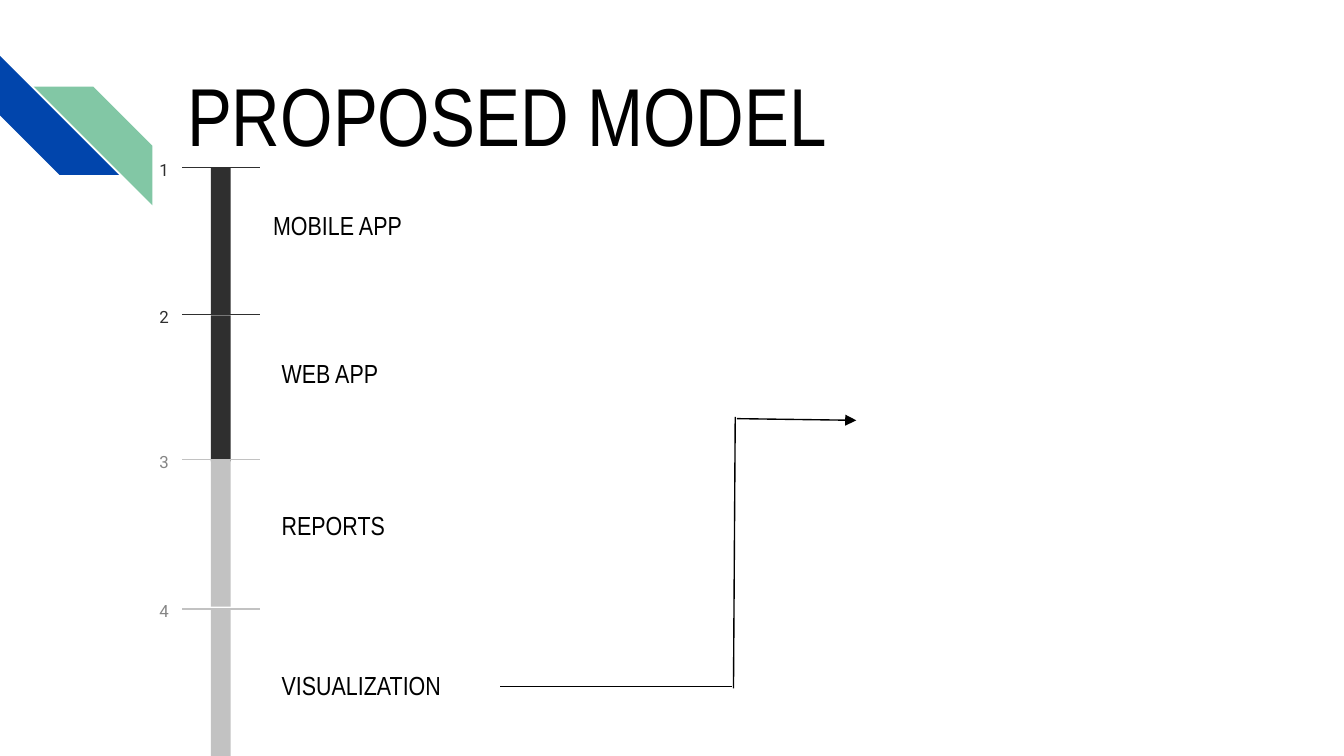
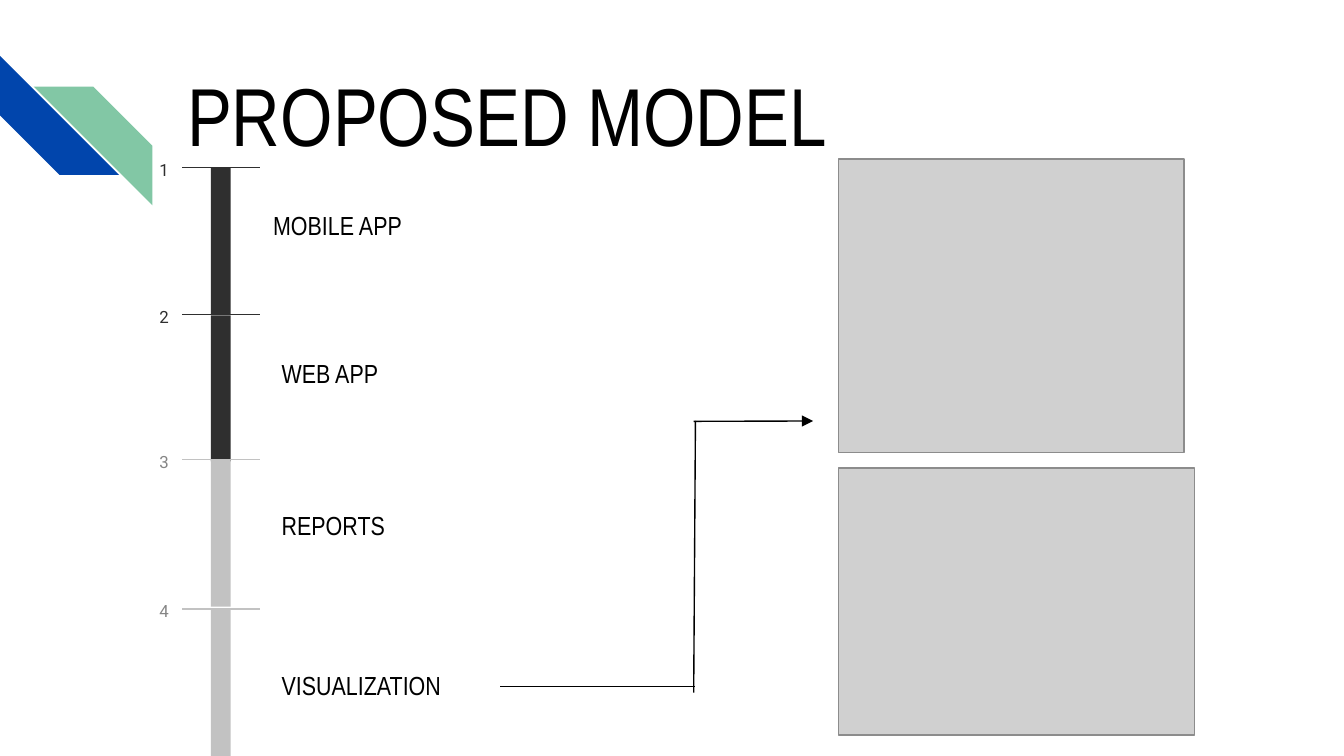
Before and after one commit to Bengaluru18/team-4, a slide deck: slide 7 of jpmc.pptx (slide 6 before the commit). Drawn at 1344x756 pixels with LibreOffice and Linux fonts; fonts in the diff are those of the drawing; grey boxes stand for pictures. Boxes give left, top, right and bottom in pixels: in the first picture for what was removed or moved away, otherwise in the second. Text is boxed around its words. In the diff, an @@ line names an element or a change of style, - is before the commit and + after.

Commit message:
Final ppt

```diff
--- a/jpmc.pptx
+++ b/jpmc.pptx
@@ picture added at bbox=[839, 159, 1184, 452] @@
@@ line moved from (734, 688) - (735, 417) to (694, 692) - (695, 421) @@
@@ arrow moved from (737, 418) - (856, 421) to (694, 422) - (813, 421) @@
@@ picture added at bbox=[839, 468, 1195, 735] @@
@@ line moved from (500, 687) - (731, 687) to (500, 687) - (695, 687) @@
```
Also in this commit, not shown: 4 other slides changed, 2 slides added.
